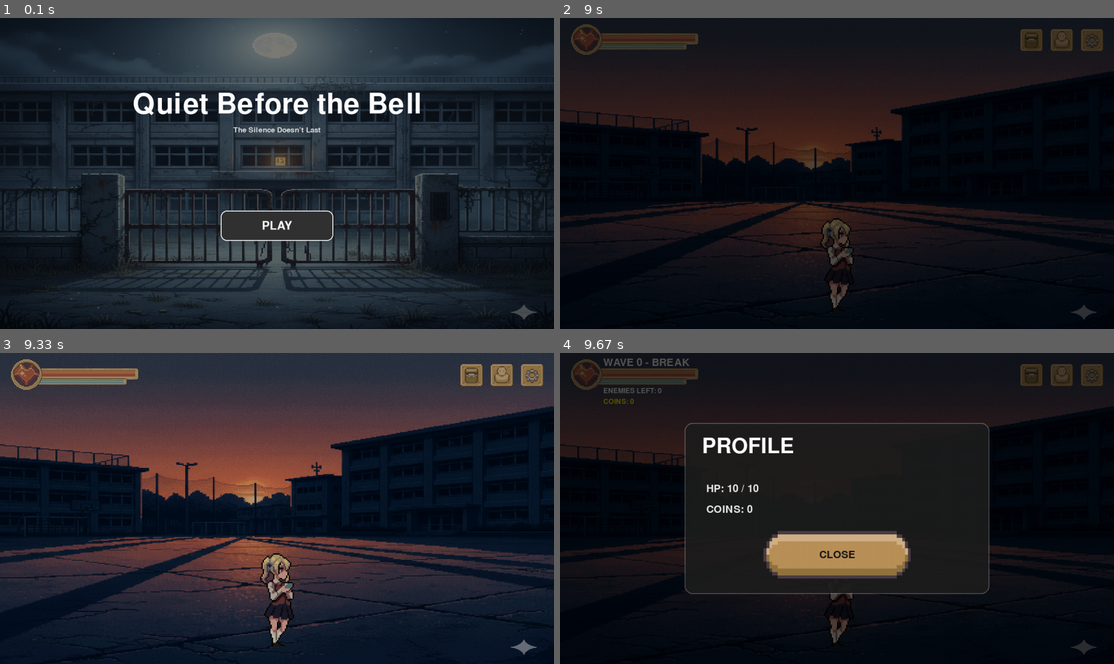
Above: before the commit, frames 1-4 (two rows, left to right).
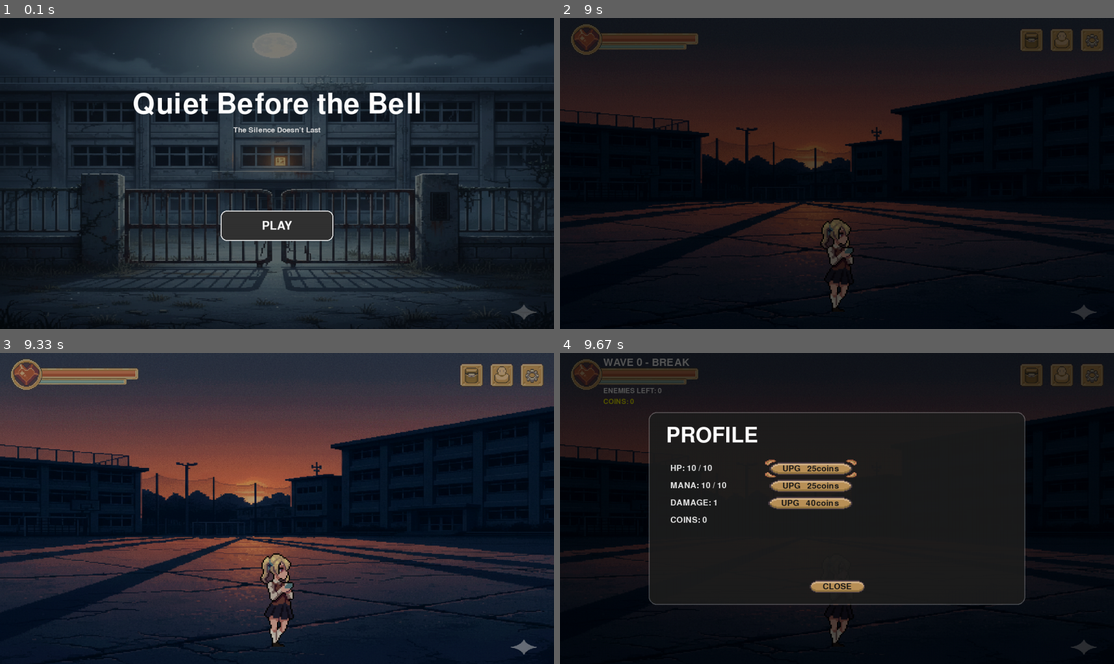
Above: after the commit, the same moments.

Repository: Mikegt106/Pygame_dev
Game: pygame game, started from main.py
Two runs of this game, one before a commit and one after it. Both use one fixed random seed, a clock stepped at 60 frames per second and the inputs below.
Inputs (mouse positions are in pixels of both pictures, inside the frame that each line leads up to):
- Up to frame 1 (0.1 s): no input
- Up to frame 2 (9 s): click "PLAY" at 0.38 s; click (704, 176) at 0.72 s; click (665, 245) at 1.05 s; click (704, 111) at 1.88 s; click (842, 204) at 2.22 s; click (1047, 291) at 2.55 s; click (748, 70) at 2.88 s; click (1030, 254) at 3.22 s; click (665, 133) at 4.05 s; click (704, 226) at 4.88 s; click (715, 148) at 5.72 s; click (665, 192) at 6.55 s; click (1030, 170) at 6.88 s; click (1008, 248) at 7.22 s; click (709, 279) at 7.55 s; click (643, 282) at 7.88 s; click (859, 257) at 8.72 s
- Up to frame 3 (9.33 s): click (498, 374) at 9.05 s
- Up to frame 4 (9.67 s): click (809, 468) at 9.55 s, where only the run after the commit has a clickable "UPG 25coins"

Frames 1-3 are identical in both runs. In frame 4, 11% of the frame differs, in the area x 16-84%, y 18-82%.

Commit message:
profile_ui adjusted

Diff:
--- a/entities/player.py
+++ b/entities/player.py
@@ -10,24 +10,42 @@
 
 class Player:
     def __init__(self, x: int, y: int, config: dict):
+        # -------------------------
+        # CORE STATE
+        # -------------------------
         self.facing_right = True
-        self.coins = 0
-        self.inventory = {}
-
-        # input
+
+        # economy / inventory
+        self.coins = getattr(self, "coins", 0)      # als je ooit save/load doet
+        self.inventory = getattr(self, "inventory", {}) or {}
+
+        # upgrades / bonus stats
+        self.damage_bonus = getattr(self, "damage_bonus", 0)
+
+        # upgrade levels (voor cost scaling)
+        self.upg_hp_lvl = getattr(self, "upg_hp_lvl", 0)
+        self.upg_mana_lvl = getattr(self, "upg_mana_lvl", 0)
+        self.upg_dmg_lvl = getattr(self, "upg_dmg_lvl", 0)
+
+        # -------------------------
+        # BASE STATS (EERST zetten!)
+        # -------------------------
+        self.max_hp = int(config.get("hp", 10))
+        self.hp = int(getattr(self, "hp", self.max_hp))  # behoud hp als je later load
+
+        # -------------------------
+        # INPUT / ATTACK TIMING
+        # -------------------------
         self.attack_key_prev = False
         self.jump_key_prev = False
 
-        # attack timing
         self.attack_timer = 0.0
         self.attack_delay = 0.45
         self.attack_spawned = False
 
-        # stats
-        self.max_hp = config.get("hp", 10)
-        self.hp = self.max_hp
-
-        # systems
+        # -------------------------
+        # SYSTEMS
+        # -------------------------
         self.block = BlockSystem(
             block_chance=0.80,
             fail_stun=0.40,
@@ -35,13 +53,16 @@
             shield_scale=0.1,
             pushback_force=300.0,
         )
+
         self.mana_sys = ManaSystem(
             max_mana=config.get("mana", 50),
             drain_run=6.0,
             regen=2.0,
         )
 
-        # feedback timers
+        # -------------------------
+        # FEEDBACK TIMERS
+        # -------------------------
         self.damage_timer = 0.0
         self.damage_flash_duration = 0.2
 
@@ -369,6 +390,53 @@
 
         return True
 
+    def can_afford(self, cost: int) -> bool:
+        return getattr(self, "coins", 0) >= int(cost)
+
+    def spend(self, cost: int) -> bool:
+        cost = int(cost)
+        if self.coins >= cost:
+            self.coins -= cost
+            return True
+        return False
+
+    def upgrade_costs(self):
+        # simpele scaling (tweak gerust)
+        hp_cost   = 25 + self.upg_hp_lvl   * 20
+        mana_cost = 25 + self.upg_mana_lvl * 20
+        dmg_cost  = 40 + self.upg_dmg_lvl  * 30
+        return hp_cost, mana_cost, dmg_cost
+
+    def upgrade_hp(self):
+        cost, _, _ = self.upgrade_costs()
+        if not self.spend(cost):
+            return False
+        self.upg_hp_lvl += 1
+        self.max_hp += 5
+        self.hp = min(self.max_hp, self.hp + 5)  # kleine heal bonus
+        return True
+
+    def upgrade_mana(self):
+        _, cost, _ = self.upgrade_costs()
+        if not self.spend(cost):
+            return False
+
+        self.upg_mana_lvl += 1
+
+        # ✅ mana via ManaSystem (NIET via player properties)
+        self.mana_sys.max_mana += 3
+        self.mana_sys.mana = min(self.mana_sys.max_mana, self.mana_sys.mana + 3)
+
+        return True
+
+    def upgrade_damage(self):
+        _, _, cost = self.upgrade_costs()
+        if not self.spend(cost):
+            return False
+        self.upg_dmg_lvl += 1
+        self.damage_bonus += 1
+        return True
+
     def draw(self, screen: pygame.Surface):
         img = self.anim.get_image(self.facing_right)
 
--- a/main.py
+++ b/main.py
@@ -192,7 +192,13 @@
             state = "MAIN"
             settings_menu.visible = False
 
-        profile_menu.handle_event(event)
+        act = profile_menu.handle_event(event, player, config)
+        if act == "up_hp":
+            player.upgrade_hp()
+        elif act == "up_mana":
+            player.upgrade_mana()
+        elif act == "up_dmg":
+            player.upgrade_damage()
 
     # --------------------------------------------------
     # STATE: MAIN
@@ -251,6 +257,7 @@
         ui_block_input = True
     if any(r.collidepoint(mouse_pos) for r in menu_ui.rects):
         ui_block_input = True
+
 
     # menus die pauzeren
     paused = settings_menu.visible or profile_menu.visible
@@ -313,7 +320,8 @@
         for p in projectiles:
             for e in enemies:
                 if p.rect.colliderect(e.rect) and not getattr(e, "dead", False):
-                    e.take_damage(config.DAMAGE["book"])
+                    dmg = config.DAMAGE["book"] + getattr(player, "damage_bonus", 0)
+                    e.take_damage(dmg)
                     p.age = p.lifetime
 
         # loot
@@ -379,7 +387,7 @@
     menu_ui.draw()
     inventory_ui.draw(player, config)
     settings_menu.draw()
-    profile_menu.draw(player)
+    profile_menu.draw(player,config)
 
     if player.dead:
         text = font_big.render("YOU DIED", True, (255, 255, 255))
--- a/ui/profile_menu.py
+++ b/ui/profile_menu.py
@@ -1,3 +1,4 @@
+# ui/profile_menu.py
 import pygame
 
 
@@ -13,43 +14,125 @@
 
         # fonts
         self.title_font = pygame.font.SysFont(None, 72)
-        self.text_font = pygame.font.SysFont(None, 36)
+        self.text_font  = pygame.font.SysFont(None, 28)
+        self.small_font = pygame.font.SysFont(None, 26)
 
         # panel
         sw, sh = self.screen.get_size()
-        self.panel_w = int(sw * 0.55)
-        self.panel_h = int(sh * 0.55)
+        self.panel_w = int(sw * 0.68)
+        self.panel_h = int(sh * 0.62)
         self.panel = pygame.Surface((self.panel_w, self.panel_h), pygame.SRCALPHA)
         self.panel_rect = self.panel.get_rect(center=(sw // 2, sh // 2))
 
-        # button (re-use je button assets)
+        # button assets (raw)
         self.btn_raw = pygame.image.load("assets/Buttons/Button.png").convert_alpha()
-        self.hl_raw = pygame.image.load("assets/Buttons/Highlight.png").convert_alpha()
-
-        self.btn_w = 340
-        self.btn_h = 110
-        self.hl_pad_x = 18
-        self.hl_pad_y = 10
-
-        self.btn = pygame.transform.scale(self.btn_raw, (self.btn_w, self.btn_h))
-        self.hl = pygame.transform.scale(
-            self.hl_raw,
-            (self.btn_w + self.hl_pad_x * 2, self.btn_h + self.hl_pad_y * 2),
-        )
-
-        # close button rect (onderaan in panel)
-        bx = self.panel_rect.centerx - self.btn_w // 2
-        by = self.panel_rect.bottom - self.btn_h - 36
-        self.close_rect = pygame.Rect(bx, by, self.btn_w, self.btn_h)
+        self.hl_raw  = pygame.image.load("assets/Buttons/Highlight.png").convert_alpha()
+
+        # autosize padding
+        self.pad_x = 30
+        self.pad_y = 5
+        self.max_btn_h = 45  # hoe “dun” de knop is
+
+        # highlight padding
+        self.hl_pad_x = 10
+        self.hl_pad_y = 6
+
+        # caches: (w,h)->Surface
+        self._btn_cache = {}
+        self._hl_cache = {}
+
+        # rects (worden gezet in _layout)
+        self.upg_hp_rect = pygame.Rect(0, 0, 0, 0)
+        self.upg_mana_rect = pygame.Rect(0, 0, 0, 0)
+        self.upg_dmg_rect = pygame.Rect(0, 0, 0, 0)
+        self.close_rect = pygame.Rect(0, 0, 0, 0)
 
     def toggle(self):
         self.visible = not self.visible
         if not self.visible:
             self._last_hover = None
 
-    def handle_event(self, event):
+    # -------------------------
+    # helpers
+    # -------------------------
+    def _get_scaled_btn(self, w, h):
+        key = (int(w), int(h))
+        if key not in self._btn_cache:
+            self._btn_cache[key] = pygame.transform.scale(self.btn_raw, key)
+        return self._btn_cache[key]
+
+    def _get_scaled_hl(self, w, h):
+        key = (int(w), int(h))
+        if key not in self._hl_cache:
+            self._hl_cache[key] = pygame.transform.scale(self.hl_raw, key)
+        return self._hl_cache[key]
+
+    def _autosize_single_line(self, text: str):
+        surf = self.text_font.render(text, True, (0, 0, 0))
+        w = surf.get_width() + self.pad_x * 2
+        h = surf.get_height() + self.pad_y * 2
+        h = min(h, self.max_btn_h)  # dun houden
+        return int(w), int(h)
+
+    def _layout(self, player, config):
+        # stats layout
+        left_x = self.panel_rect.x + 50
+        base_y = self.panel_rect.y + 120
+        line_step = 40
+
+        hp_y   = base_y + 0 * line_step
+        mana_y = base_y + 1 * line_step
+        dmg_y  = base_y + 2 * line_step
+
+        # costs
+        hp_cost, mana_cost, dmg_cost = player.upgrade_costs()
+
+        # ✅ 1 lijn: "UPGRADE  40c" (langs elkaar)
+        hp_text   = f"UPG   {hp_cost}coins"
+        mana_text = f"UPG   {mana_cost}coins"
+        dmg_text  = f"UPG   {dmg_cost}coins"
+
+        # autosize per knop (breedte volgt tekst)
+        hp_w, hp_h     = self._autosize_single_line(hp_text)
+        mana_w, mana_h = self._autosize_single_line(mana_text)
+        dmg_w, dmg_h   = self._autosize_single_line(dmg_text)
+
+        # kolom rechts in panel
+        right_margin = 400
+        col_x = self.panel_rect.right - right_margin
+
+        def place_for_y(btn_w, btn_h, stat_y):
+            x = col_x - btn_w
+            y = stat_y - (btn_h // 2) + 10
+            return pygame.Rect(x, y, btn_w, btn_h)
+
+        self.upg_hp_rect   = place_for_y(hp_w, hp_h, hp_y)
+        self.upg_mana_rect = place_for_y(mana_w, mana_h, mana_y)
+        self.upg_dmg_rect  = place_for_y(dmg_w, dmg_h, dmg_y)
+
+        # close knop (autosize)
+        close_text = "CLOSE"
+        close_w, close_h = self._autosize_single_line(close_text)
+        bx = self.panel_rect.centerx - close_w // 2
+        by = self.panel_rect.bottom - close_h - 28
+        self.close_rect = pygame.Rect(bx, by, close_w, close_h)
+
+        return (hp_cost, mana_cost, dmg_cost, hp_text, mana_text, dmg_text, close_text)
+
+    def _hover_index(self, mx, my):
+        if self.upg_hp_rect.collidepoint((mx, my)): return 0
+        if self.upg_mana_rect.collidepoint((mx, my)): return 1
+        if self.upg_dmg_rect.collidepoint((mx, my)): return 2
+        if self.close_rect.collidepoint((mx, my)): return 3
+        return None
+
+    # -------------------------
+    def handle_event(self, event, player, config):
         if not self.visible:
             return None
+
+        # rects up-to-date houden
+        self._layout(player, config)
 
         if event.type == pygame.KEYDOWN and event.key == pygame.K_ESCAPE:
             self.visible = False
@@ -57,6 +140,12 @@
             return "close"
 
         if event.type == pygame.MOUSEBUTTONDOWN and event.button == 1:
+            if self.upg_hp_rect.collidepoint(event.pos):
+                return "up_hp"
+            if self.upg_mana_rect.collidepoint(event.pos):
+                return "up_mana"
+            if self.upg_dmg_rect.collidepoint(event.pos):
+                return "up_dmg"
             if self.close_rect.collidepoint(event.pos):
                 self.visible = False
                 self._last_hover = None
@@ -64,9 +153,11 @@
 
         return None
 
-    def draw(self, player):
+    def draw(self, player, config):
         if not self.visible:
             return
+
+        hp_cost, mana_cost, dmg_cost, hp_text, mana_text, dmg_text, close_text = self._layout(player, config)
 
         # overlay
         overlay = pygame.Surface(self.screen.get_size(), pygame.SRCALPHA)
@@ -79,43 +170,72 @@
         pygame.draw.rect(self.panel, (255, 255, 255, 70), self.panel.get_rect(), width=2, border_radius=18)
         self.screen.blit(self.panel, self.panel_rect.topleft)
 
-        # content
+        # title
         title = self.title_font.render("PROFILE", True, (255, 255, 255))
         self.screen.blit(title, (self.panel_rect.x + 40, self.panel_rect.y + 30))
 
         # stats
         hp = getattr(player, "hp", 0)
         max_hp = getattr(player, "max_hp", hp)
+        mana = int(getattr(player, "mana", 0))
+        max_mana = int(getattr(player, "max_mana", mana))
         coins = getattr(player, "coins", 0)
 
-        lines = [
+        base_dmg = int(getattr(config, "DAMAGE", {}).get("book", 1))
+        dmg = base_dmg + getattr(player, "damage_bonus", 0)
+
+        left_x = self.panel_rect.x + 50
+        base_y = self.panel_rect.y + 120
+        line_step = 40
+
+        y = base_y
+        for text in [
             f"HP: {hp} / {max_hp}",
+            f"MANA: {mana} / {max_mana}",
+            f"DAMAGE: {dmg}",
             f"COINS: {coins}",
-        ]
-
-        # (optioneel) kills als je die ooit toevoegt
-        if hasattr(player, "kills"):
-            lines.append(f"KILLS: {getattr(player, 'kills', 0)}")
-
-        y = self.panel_rect.y + 140
-        for ln in lines:
-            t = self.text_font.render(ln, True, (230, 230, 230))
-            self.screen.blit(t, (self.panel_rect.x + 50, y))
-            y += 48
+        ]:
+            t = self.text_font.render(text, True, (230, 230, 230))
+            self.screen.blit(t, (left_x, y))
+            y += line_step
 
         # hover detect + sound
         mx, my = pygame.mouse.get_pos()
-        hovered = 0 if self.close_rect.collidepoint((mx, my)) else None
-
-        if hovered is not None and hovered != self._last_hover:
+        hovered_idx = self._hover_index(mx, my)
+        if hovered_idx is not None and hovered_idx != self._last_hover:
             self.hover_sfx.play()
-        self._last_hover = hovered
-
-        # button
-        if hovered == 0:
-            self.screen.blit(self.hl, (self.close_rect.x - self.hl_pad_x, self.close_rect.y - self.hl_pad_y))
-        self.screen.blit(self.btn, self.close_rect.topleft)
-
-        txt = self.text_font.render("CLOSE", True, (25, 25, 25))
+        self._last_hover = hovered_idx
+
+        def draw_btn(rect: pygame.Rect, text: str, can_buy: bool, is_hovered: bool):
+            btn = self._get_scaled_btn(rect.w, rect.h)
+            hl  = self._get_scaled_hl(rect.w + self.hl_pad_x * 2, rect.h + self.hl_pad_y * 2)
+
+            if is_hovered:
+                self.screen.blit(hl, (rect.x - self.hl_pad_x, rect.y - self.hl_pad_y))
+            self.screen.blit(btn, rect.topleft)
+
+            # 1 lijn centreren
+            txt = self.text_font.render(text, True, (25, 25, 25))
+            tr = txt.get_rect(center=rect.center)
+            self.screen.blit(txt, tr)
+
+            # lock overlay
+            if not can_buy:
+                shade = pygame.Surface((rect.w, rect.h), pygame.SRCALPHA)
+                self.screen.blit(shade, rect.topleft)
+
+        draw_btn(self.upg_hp_rect,   hp_text,   player.can_afford(hp_cost),   hovered_idx == 0)
+        draw_btn(self.upg_mana_rect, mana_text, player.can_afford(mana_cost), hovered_idx == 1)
+        draw_btn(self.upg_dmg_rect,  dmg_text,  player.can_afford(dmg_cost),  hovered_idx == 2)
+
+        # close button
+        close_btn = self._get_scaled_btn(self.close_rect.w, self.close_rect.h)
+        close_hl  = self._get_scaled_hl(self.close_rect.w + self.hl_pad_x * 2, self.close_rect.h + self.hl_pad_y * 2)
+
+        if hovered_idx == 3:
+            self.screen.blit(close_hl, (self.close_rect.x - self.hl_pad_x, self.close_rect.y - self.hl_pad_y))
+        self.screen.blit(close_btn, self.close_rect.topleft)
+
+        txt = self.text_font.render(close_text, True, (25, 25, 25))
         tr = txt.get_rect(center=self.close_rect.center)
         self.screen.blit(txt, tr)
